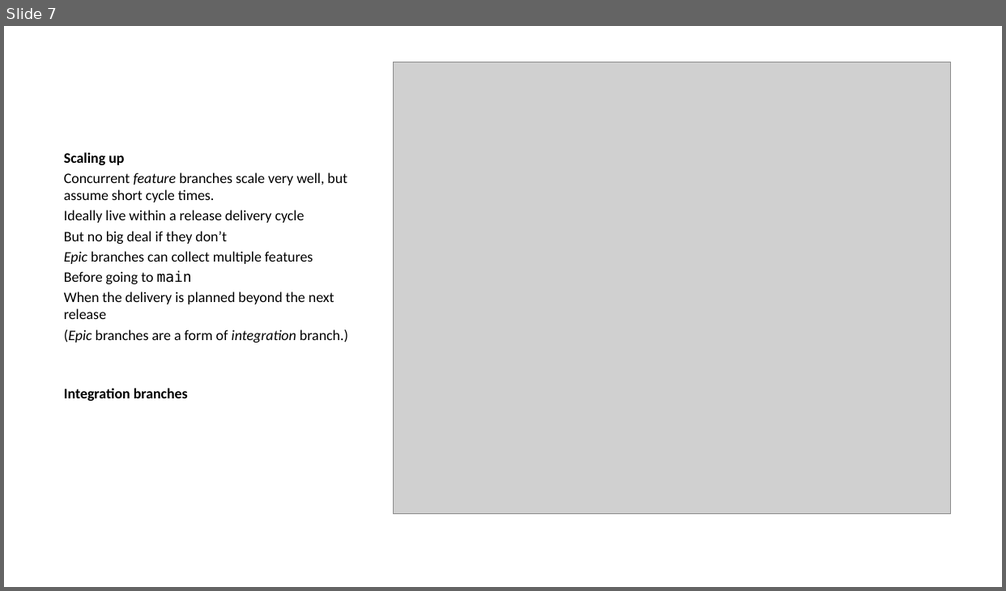
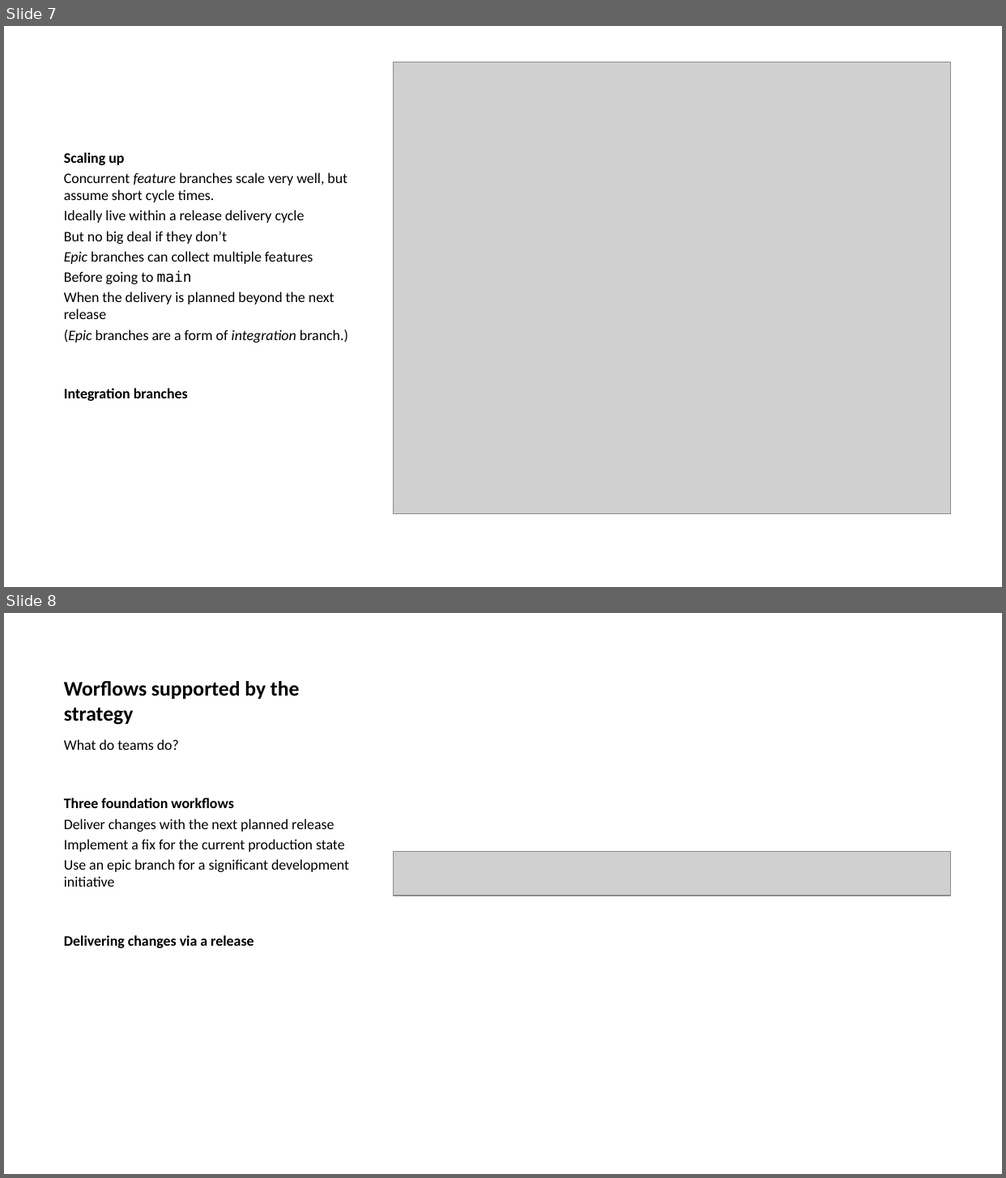
Before and after one commit to ijmitch/ukgse-2024-devops-git, a slide deck: docs/p1.pptx. Shown one above the other, each under a label of ours: slide 7 before the commit, slides 7 and 8 after it. The pictures are 1006x591 and 1006x1178 pixels, drawn with LibreOffice and Linux fonts; fonts in the diff are those of the drawing; grey boxes stand for pictures. Boxes give left, top, right and bottom in pixels: in the first picture for what was removed or moved away, otherwise in the second. Text is boxed around its words. In the diff, an @@ line names an element or a change of style, - is before the commit and + after.

```diff
--- a/docs/p1.pptx
+++ b/docs/p1.pptx
@@ slide 8 added at (4, 613, 1002, 1174), background #FFFFFF @@
@@ title added at (64, 681, 300, 725), 15 pt, text #000000, bold @@
+Worflows supported by the strategy
@@ text added at (64, 739, 349, 948), 10.5 pt, text #000000 @@
+What do teams do?
+Three foundation workflows
+Deliver changes with the next planned release
+Implement a fix for the current production state
+Use an epic branch for a significant development initiative
+Delivering changes via a release
@@ picture added at (393, 851, 950, 896) @@
```
Also in this commit, not shown: 1 slide changed, 14 other files.
